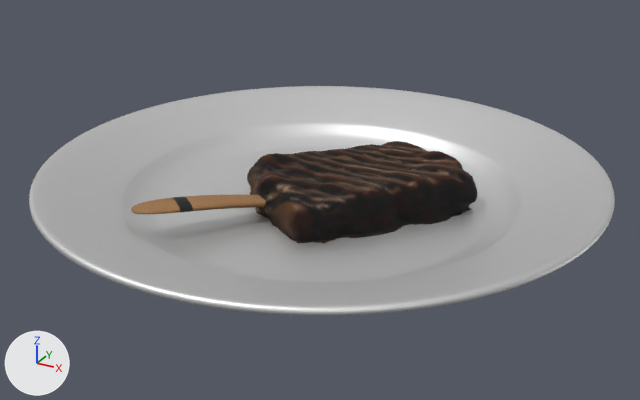
Renders of the glTF model ar/Naughty Nutella.glb from each side of a commit.
The view is the same before and after, from a camera (50 mm lens) standing at (0.162, -0.296, 0.165) and looking at (0.0, -0.002, 0.018). Arrows for +X, +Y and +Z are at lower left; the lights stay in place. Vertices at the same position are counted once.

Before the edit, the objects in view are built like this:
```python
mat_plate_material_001 = principled_material('Plate material.001')
mat_plate_material_001.base_color = (0.8, 0.8, 0.8)  # white #e7e7e7
mat_plate_material_001.metallic = 1.0
mat_plate_material_001.roughness = 0.553
me_mesh_0 = bpy.data.meshes.new('Mesh_0')
me_mesh_0.from_pydata(...)  # 1299 vertices, 2683 faces; spans x -0.0345..0.0588, y -0.0364..0.0579, z 0.0151..0.0327
me_mesh_0.materials.append(mat_material_0)  # picture img_image_0
me_mesh_011 = bpy.data.meshes.new('Mesh.011')
me_mesh_011.from_pydata(...)  # 423 vertices, 766 faces; spans x -2.54..2.3, y -23.57..-16.96, z 0.15..1.7
me_mesh_011.materials.append(mat_cherry_highgloss)  # picture img_laminate_floor_03_diff_1k
me_plate_002 = bpy.data.meshes.new('Plate.002')
me_plate_002.from_pydata(...)  # 31920 vertices, 63360 faces; spans x -199.0..199.0, y -199.0..199.0, z 0.0..38.0
me_plate_002.materials.append(mat_plate_material_001)  # white #e7e7e7
ob_box004 = bpy.data.objects.new('Box004', me_mesh_011)
ob_box004.parent = ob_group011
ob_box004.location = (0.000167, 0.259, 0.944)
ob_box004.rotation_euler = (-1.571, 0.0, 0.0)  # degrees (-90, 0, 0)
ob_box004.scale = (0.256, 0.256, 0.256)
ob_mesh_0 = bpy.data.objects.new('Mesh_0', me_mesh_0)
ob_mesh_0.location = (0.0, 0.0, 0.0)
ob_plate = bpy.data.objects.new('plate', me_plate_002)
ob_plate.location = (0.0, 0.0, 0.0111)
ob_plate.scale = (0.000575, 0.000575, 0.000575)
# also in view: 'Box02' at (-0.021, -0.03, 0.023)
```
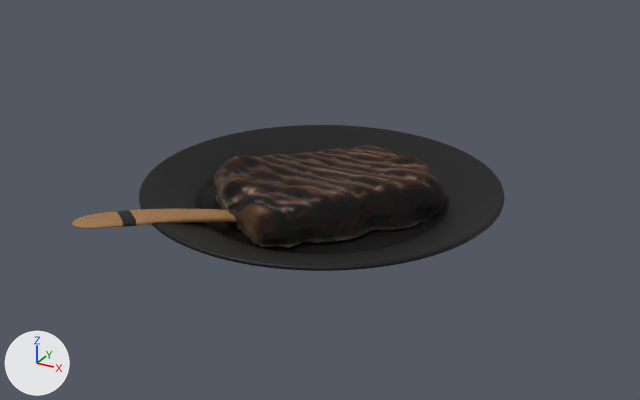
Where the newer file only moved an object's origin or applied its transform, the numbers keep the older frame.

Where the change shows, as pixel boxes (x1, y1, x2, y2) in the pictures (640 x 400 px):
'plate', recoloured, surface changed, rescaled (37% narrower, 36% shorter): before (29, 86, 615, 316); after (139, 125, 505, 271)
'Mesh_0', reshaped: before (247, 141, 477, 244); after (214, 145, 445, 248)

What changed in the scene script:
```text
Change mat_plate_material_001:
    mat_plate_material_001.base_color: (0.8, 0.8, 0.8) -> (0.0, 0.0, 0.0)  # white #e7e7e7 -> black #000000
    mat_plate_material_001.metallic: 1.0 -> 0.182
Change me_mesh_0:
    where me_mesh_0.from_pydata(...)  # 1299 vertices, 2683 faces; spans x -0.0345..0.0588, y -0.0364..0.0579, z 0.0151..0.0327
    used by ob_mesh_0; location = (0.0, 0.0, 0.0)
    me_mesh_0 part 1: the whole mesh is multiplied about its middle by the matrix ((1.0, -0.005, 0.01), (0.005, 1.0, 0.014), (-0.01, -0.014, 1.0)), then moved by (-0.01, -0.0099, -0.0001)
Change ob_plate:
    ob_plate.scale: (0.000575, 0.000575, 0.000575) -> (0.000371, 0.000371, 0.000371)
```
